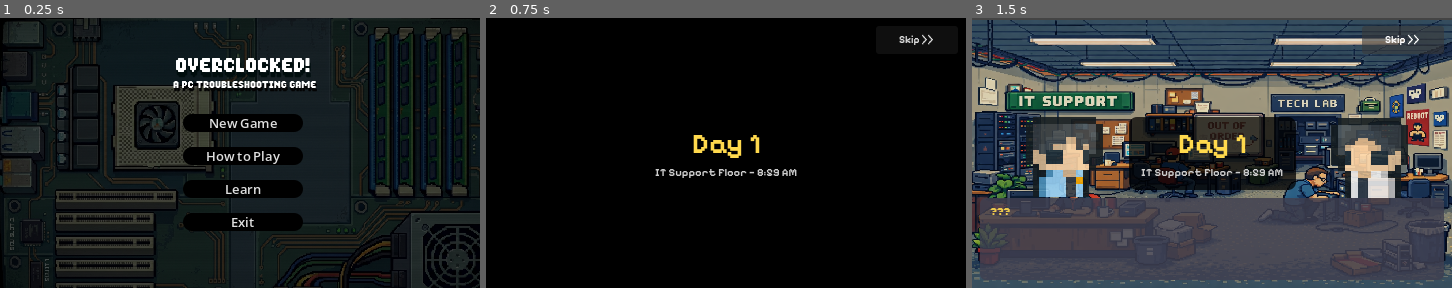
Above: before the commit, frames 1-3 (left to right).
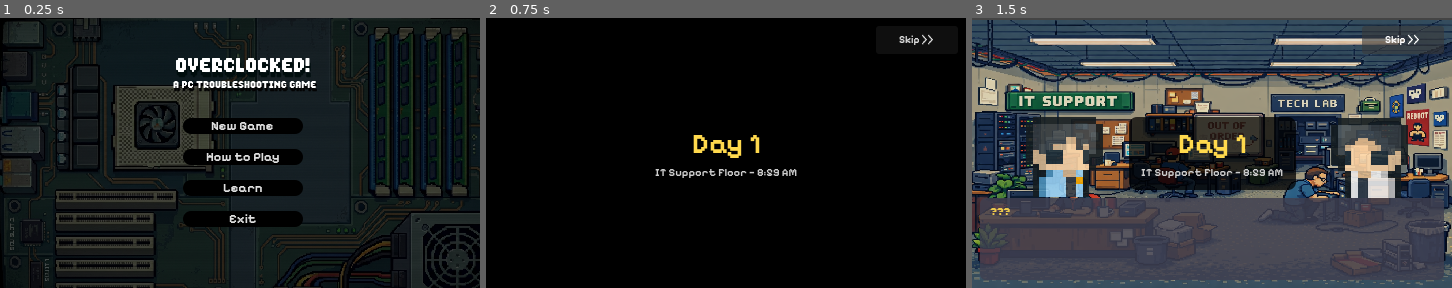
Above: after the commit, the same moments.

Repository: Raikosuu/Full-Tech-Panic_Public
Game: Godot game, scene res://scenes/main_menu.tscn
The game is run twice, just before and just after one commit, with the same random seed, the same clock (stepped at 60 frames per second) and the same inputs.
Inputs:
- Up to frame 1 (0.25 s): no input
- Up to frame 2 (0.75 s): click "New Game" at 0.5 s
- Up to frame 3 (1.5 s): click "Skip >>" at 1.25 s

The runs differ from the first frame. In frame 1, 2.2% of the frame differs, in the area x 38-64%, y 35-79%; in frame 2, nothing differs; in frame 3, nothing differs.

Commit message:
font update on minigames

Diff:
--- a/scenes/main_menu.tscn
+++ b/scenes/main_menu.tscn
@@ -4,6 +4,7 @@
 [ext_resource type="Texture2D" uid="uid://iglnpyxbxdqh" path="res://mainmenu/graphics/mainmenu bg.png" id="1_l6cm7"]
 [ext_resource type="FontFile" uid="uid://can2uc4aidbtp" path="res://mainmenu/font/PixelGamer-Regular.otf" id="2_ekxnf"]
 [ext_resource type="Texture2D" uid="uid://jof4loc0tlbx" path="res://mainmenu/graphics/settings.png" id="2_wu84c"]
+[ext_resource type="FontFile" uid="uid://castux4fucj02" path="res://assets/fonts/Pixelify_Sans/static/PixelifySans-Bold.ttf" id="4_rtw2f"]
 [ext_resource type="Script" uid="uid://ctnipvdu4axmc" path="res://mainmenu/scripts/audio_control.gd" id="6_rtw2f"]
 
 [sub_resource type="StyleBoxTexture" id="StyleBoxTexture_ekxnf"]
@@ -135,6 +136,7 @@
 
 [node name="New Game" type="Button" parent="Panel/MainButtons" unique_id=892148338]
 layout_mode = 2
+theme_override_fonts/font = ExtResource("4_rtw2f")
 theme_override_font_sizes/font_size = 13
 theme_override_styles/normal = SubResource("StyleBoxFlat_l6cm7")
 theme_override_styles/pressed = SubResource("StyleBoxFlat_oa1go")
@@ -144,6 +146,7 @@
 
 [node name="Continue" type="Button" parent="Panel/MainButtons" unique_id=713298395]
 layout_mode = 2
+theme_override_fonts/font = ExtResource("4_rtw2f")
 theme_override_font_sizes/font_size = 13
 theme_override_styles/normal = SubResource("StyleBoxFlat_l6cm7")
 theme_override_styles/pressed = SubResource("StyleBoxFlat_oa1go")
@@ -153,6 +156,7 @@
 
 [node name="How to Play" type="Button" parent="Panel/MainButtons" unique_id=1274390603]
 layout_mode = 2
+theme_override_fonts/font = ExtResource("4_rtw2f")
 theme_override_font_sizes/font_size = 13
 theme_override_styles/normal = SubResource("StyleBoxFlat_ekxnf")
 theme_override_styles/pressed = SubResource("StyleBoxFlat_jk1qb")
@@ -161,6 +165,7 @@
 
 [node name="Learn" type="Button" parent="Panel/MainButtons" unique_id=472298394]
 layout_mode = 2
+theme_override_fonts/font = ExtResource("4_rtw2f")
 theme_override_font_sizes/font_size = 13
 theme_override_styles/normal = SubResource("StyleBoxFlat_bqqt6")
 theme_override_styles/pressed = SubResource("StyleBoxFlat_lgwnu")
@@ -169,6 +174,7 @@
 
 [node name="Exit" type="Button" parent="Panel/MainButtons" unique_id=1077006095]
 layout_mode = 2
+theme_override_fonts/font = ExtResource("4_rtw2f")
 theme_override_font_sizes/font_size = 13
 theme_override_styles/normal = SubResource("StyleBoxFlat_wu84c")
 theme_override_styles/pressed = SubResource("StyleBoxFlat_8ln24")
--- a/scenes/minigame3_rj45.tscn
+++ b/scenes/minigame3_rj45.tscn
@@ -110,12 +110,14 @@
 layout_mode = 2
 size_flags_horizontal = 3
 theme_override_colors/font_color = Color(0.85, 0.85, 0.95, 1)
+theme_override_fonts/font = ExtResource("5_1t7fo")
 theme_override_font_sizes/font_size = 10
 text = "RJ45 Crimping — T568-B Standard"
 
 [node name="TimerLabel" type="Label" parent="UI/Root/MainLayout/TopBar" unique_id=1538755211]
 layout_mode = 2
 theme_override_colors/font_color = Color(0.9, 0.7, 0.2, 1)
+theme_override_fonts/font = ExtResource("5_1t7fo")
 theme_override_font_sizes/font_size = 10
 text = "1:30"
 horizontal_alignment = 2
@@ -144,54 +146,63 @@
 [node name="CardTitle" type="Label" parent="UI/Root/MainLayout/ContentRow/ReferenceCard/VBox" unique_id=350213260]
 layout_mode = 2
 theme_override_colors/font_color = Color(0.7, 0.8, 1, 1)
+theme_override_fonts/font = ExtResource("5_1t7fo")
 theme_override_font_sizes/font_size = 7
 text = "T568-B Order"
 
 [node name="Pin1" type="Label" parent="UI/Root/MainLayout/ContentRow/ReferenceCard/VBox" unique_id=780452926]
 layout_mode = 2
 theme_override_colors/font_color = Color(1, 0.75, 0.45, 1)
+theme_override_fonts/font = ExtResource("5_1t7fo")
 theme_override_font_sizes/font_size = 7
 text = "1  W/Orange"
 
 [node name="Pin2" type="Label" parent="UI/Root/MainLayout/ContentRow/ReferenceCard/VBox" unique_id=1056853489]
 layout_mode = 2
 theme_override_colors/font_color = Color(1, 0.5, 0.1, 1)
+theme_override_fonts/font = ExtResource("5_1t7fo")
 theme_override_font_sizes/font_size = 7
 text = "2  Orange"
 
 [node name="Pin3" type="Label" parent="UI/Root/MainLayout/ContentRow/ReferenceCard/VBox" unique_id=2022851619]
 layout_mode = 2
 theme_override_colors/font_color = Color(0.4, 0.9, 0.5, 1)
+theme_override_fonts/font = ExtResource("5_1t7fo")
 theme_override_font_sizes/font_size = 7
 text = "3  W/Green"
 
 [node name="Pin4" type="Label" parent="UI/Root/MainLayout/ContentRow/ReferenceCard/VBox" unique_id=550855009]
 layout_mode = 2
 theme_override_colors/font_color = Color(0.4, 0.6, 1, 1)
+theme_override_fonts/font = ExtResource("5_1t7fo")
 theme_override_font_sizes/font_size = 7
 text = "4  Blue"
 
 [node name="Pin5" type="Label" parent="UI/Root/MainLayout/ContentRow/ReferenceCard/VBox" unique_id=1789847324]
 layout_mode = 2
 theme_override_colors/font_color = Color(0.7, 0.8, 1, 1)
+theme_override_fonts/font = ExtResource("5_1t7fo")
 theme_override_font_sizes/font_size = 7
 text = "5  W/Blue"
 
 [node name="Pin6" type="Label" parent="UI/Root/MainLayout/ContentRow/ReferenceCard/VBox" unique_id=1445376577]
 layout_mode = 2
 theme_override_colors/font_color = Color(0.2, 0.85, 0.3, 1)
+theme_override_fonts/font = ExtResource("5_1t7fo")
 theme_override_font_sizes/font_size = 7
 text = "6  Green"
 
 [node name="Pin7" type="Label" parent="UI/Root/MainLayout/ContentRow/ReferenceCard/VBox" unique_id=1245570722]
 layout_mode = 2
 theme_override_colors/font_color = Color(0.85, 0.65, 0.4, 1)
+theme_override_fonts/font = ExtResource("5_1t7fo")
 theme_override_font_sizes/font_size = 7
 text = "7  W/Brown"
 
 [node name="Pin8" type="Label" parent="UI/Root/MainLayout/ContentRow/ReferenceCard/VBox" unique_id=1398877587]
 layout_mode = 2
 theme_override_colors/font_color = Color(0.65, 0.35, 0.1, 1)
+theme_override_fonts/font = ExtResource("5_1t7fo")
 theme_override_font_sizes/font_size = 7
 text = "8  Brown"
 
@@ -229,6 +240,7 @@
 anchor_right = 1.0
 anchor_bottom = 1.0
 theme_override_colors/font_color = Color(0.45, 0.45, 0.55, 1)
+theme_override_fonts/font = ExtResource("5_1t7fo")
 theme_override_font_sizes/font_size = 7
 text = "[ RJ45 — replace with sprite ]"
 horizontal_alignment = 1
@@ -244,6 +256,7 @@
 custom_minimum_size = Vector2(44, 48)
 layout_mode = 2
 theme_override_colors/font_color = Color(1, 0.95, 0.85, 1)
+theme_override_fonts/font = ExtResource("5_1t7fo")
 theme_override_font_sizes/font_size = 9
 theme_override_styles/normal = SubResource("StyleBoxFlat_crimp")
 theme_override_styles/pressed = SubResource("StyleBoxFlat_crimp")
@@ -253,6 +266,7 @@
 [node name="Feedback" type="Label" parent="UI/Root/MainLayout/ContentRow/WorkArea/Crimper/VBox" unique_id=149304362]
 layout_mode = 2
 theme_override_colors/font_color = Color(0.75, 0.85, 1, 1)
+theme_override_fonts/font = ExtResource("5_1t7fo")
 theme_override_font_sizes/font_size = 8
 text = "Arrange wires in T568-B order, then crimp!"
 horizontal_alignment = 1
@@ -270,6 +284,7 @@
 [node name="TrayLabel" type="Label" parent="UI/Root/MainLayout/ContentRow/WorkArea/Tray/VBox" unique_id=824769170]
 layout_mode = 2
 theme_override_colors/font_color = Color(0.55, 0.6, 0.7, 1)
+theme_override_fonts/font = ExtResource("5_1t7fo")
 theme_override_font_sizes/font_size = 7
 text = "Available wires — drag to slots above"
 horizontal_alignment = 1
--- a/scenes/minigame4_rj45a.tscn
+++ b/scenes/minigame4_rj45a.tscn
@@ -110,12 +110,14 @@
 layout_mode = 2
 size_flags_horizontal = 3
 theme_override_colors/font_color = Color(0.85, 0.85, 0.95, 1)
+theme_override_fonts/font = ExtResource("5_gei5t")
 theme_override_font_sizes/font_size = 10
 text = "RJ45 Crimping — T568-A Standard"
 
 [node name="TimerLabel" type="Label" parent="UI/Root/MainLayout/TopBar" unique_id=1538755211]
 layout_mode = 2
 theme_override_colors/font_color = Color(0.9, 0.7, 0.2, 1)
+theme_override_fonts/font = ExtResource("5_gei5t")
 theme_override_font_sizes/font_size = 10
 text = "1:30"
 horizontal_alignment = 2
@@ -144,54 +146,63 @@
 [node name="CardTitle" type="Label" parent="UI/Root/MainLayout/ContentRow/ReferenceCard/VBox" unique_id=350213260]
 layout_mode = 2
 theme_override_colors/font_color = Color(0.7, 0.8, 1, 1)
+theme_override_fonts/font = ExtResource("5_gei5t")
 theme_override_font_sizes/font_size = 7
 text = "T568-A Order"
 
 [node name="Pin3" type="Label" parent="UI/Root/MainLayout/ContentRow/ReferenceCard/VBox" unique_id=2022851619]
 layout_mode = 2
 theme_override_colors/font_color = Color(0.4, 0.9, 0.5, 1)
+theme_override_fonts/font = ExtResource("5_gei5t")
 theme_override_font_sizes/font_size = 7
 text = "1  W/Green"
 
 [node name="Pin6" type="Label" parent="UI/Root/MainLayout/ContentRow/ReferenceCard/VBox" unique_id=1445376577]
 layout_mode = 2
 theme_override_colors/font_color = Color(0.2, 0.85, 0.3, 1)
+theme_override_fonts/font = ExtResource("5_gei5t")
 theme_override_font_sizes/font_size = 7
 text = "2  Green"
 
 [node name="Pin1" type="Label" parent="UI/Root/MainLayout/ContentRow/ReferenceCard/VBox" unique_id=780452926]
 layout_mode = 2
 theme_override_colors/font_color = Color(1, 0.75, 0.45, 1)
+theme_override_fonts/font = ExtResource("5_gei5t")
 theme_override_font_sizes/font_size = 7
 text = "3  W/Orange"
 
 [node name="Pin4" type="Label" parent="UI/Root/MainLayout/ContentRow/ReferenceCard/VBox" unique_id=550855009]
 layout_mode = 2
 theme_override_colors/font_color = Color(0.4, 0.6, 1, 1)
+theme_override_fonts/font = ExtResource("5_gei5t")
 theme_override_font_sizes/font_size = 7
 text = "4  Blue"
 
 [node name="Pin5" type="Label" parent="UI/Root/MainLayout/ContentRow/ReferenceCard/VBox" unique_id=1789847324]
 layout_mode = 2
 theme_override_colors/font_color = Color(0.7, 0.8, 1, 1)
+theme_override_fonts/font = ExtResource("5_gei5t")
 theme_override_font_sizes/font_size = 7
 text = "5  W/Blue"
 
 [node name="Pin2" type="Label" parent="UI/Root/MainLayout/ContentRow/ReferenceCard/VBox" unique_id=1056853489]
 layout_mode = 2
 theme_override_colors/font_color = Color(1, 0.5, 0.1, 1)
+theme_override_fonts/font = ExtResource("5_gei5t")
 theme_override_font_sizes/font_size = 7
 text = "6  Orange"
 
 [node name="Pin7" type="Label" parent="UI/Root/MainLayout/ContentRow/ReferenceCard/VBox" unique_id=1245570722]
 layout_mode = 2
 theme_override_colors/font_color = Color(0.85, 0.65, 0.4, 1)
+theme_override_fonts/font = ExtResource("5_gei5t")
 theme_override_font_sizes/font_size = 7
 text = "7  W/Brown"
 
 [node name="Pin8" type="Label" parent="UI/Root/MainLayout/ContentRow/ReferenceCard/VBox" unique_id=1398877587]
 layout_mode = 2
 theme_override_colors/font_color = Color(0.65, 0.35, 0.1, 1)
+theme_override_fonts/font = ExtResource("5_gei5t")
 theme_override_font_sizes/font_size = 7
 text = "8  Brown"
 
@@ -229,6 +240,7 @@
 anchor_right = 1.0
 anchor_bottom = 1.0
 theme_override_colors/font_color = Color(0.45, 0.45, 0.55, 1)
+theme_override_fonts/font = ExtResource("5_gei5t")
 theme_override_font_sizes/font_size = 7
 text = "[ RJ45 — replace with sprite ]"
 horizontal_alignment = 1
@@ -244,6 +256,7 @@
 custom_minimum_size = Vector2(44, 48)
 layout_mode = 2
 theme_override_colors/font_color = Color(1, 0.95, 0.85, 1)
+theme_override_fonts/font = ExtResource("5_gei5t")
 theme_override_font_sizes/font_size = 9
 theme_override_styles/normal = SubResource("StyleBoxFlat_crimp")
 theme_override_styles/pressed = SubResource("StyleBoxFlat_crimp")
@@ -253,6 +266,7 @@
 [node name="Feedback" type="Label" parent="UI/Root/MainLayout/ContentRow/WorkArea/Crimper/VBox" unique_id=149304362]
 layout_mode = 2
 theme_override_colors/font_color = Color(0.75, 0.85, 1, 1)
+theme_override_fonts/font = ExtResource("5_gei5t")
 theme_override_font_sizes/font_size = 8
 text = "Arrange wires in T568-B order, then crimp!"
 horizontal_alignment = 1
@@ -270,6 +284,7 @@
 [node name="TrayLabel" type="Label" parent="UI/Root/MainLayout/ContentRow/WorkArea/Tray/VBox" unique_id=824769170]
 layout_mode = 2
 theme_override_colors/font_color = Color(0.55, 0.6, 0.7, 1)
+theme_override_fonts/font = ExtResource("5_gei5t")
 theme_override_font_sizes/font_size = 7
 text = "Available wires — drag to slots above"
 horizontal_alignment = 1
